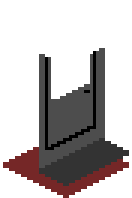
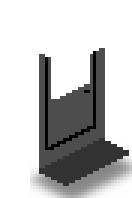
Revision of a layered w=132, h=198 image; what changed, layer by layer:
added layer "Shadow copy" (60%) above "Bottom" over <box>30,147,132,198</box>
hid "Bottom" over <box>3,147,129,198</box>
